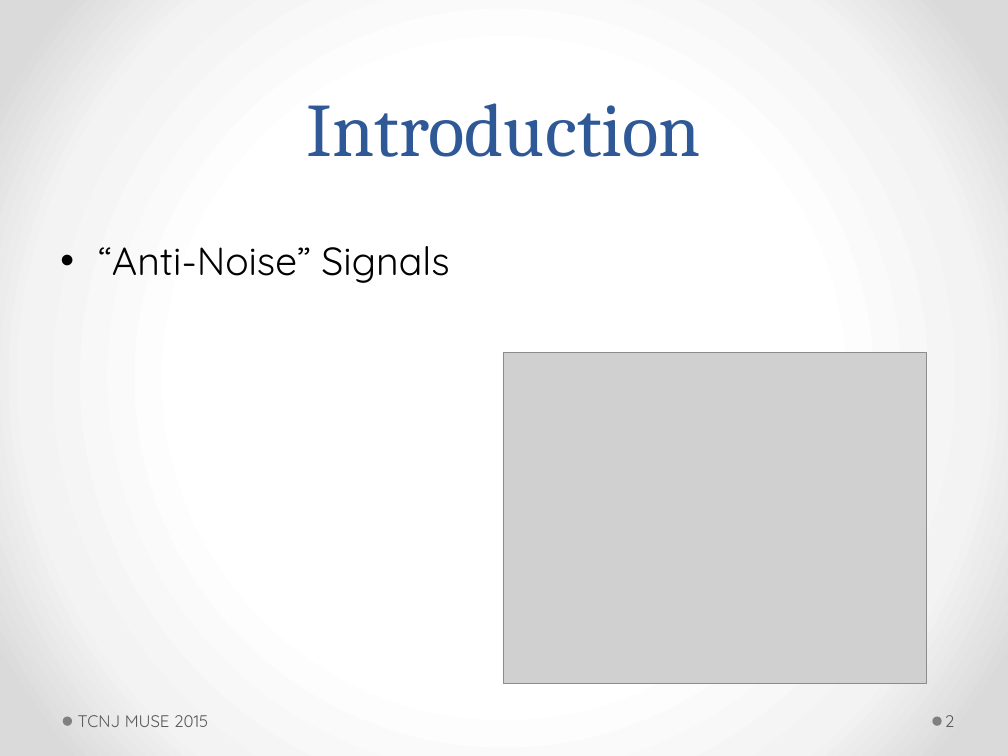
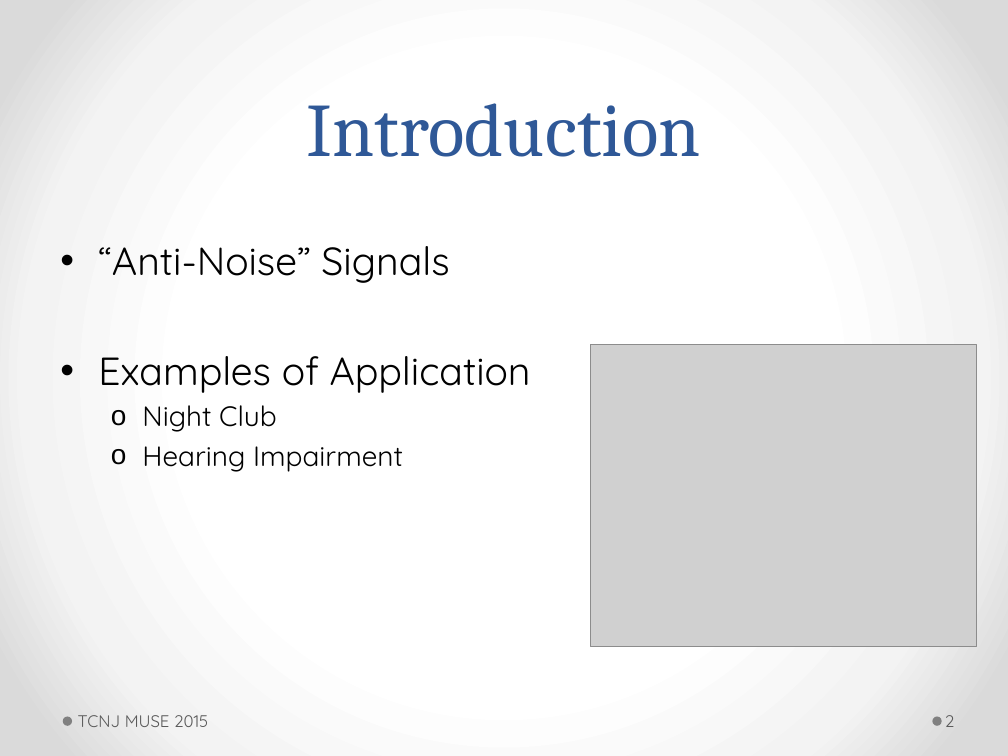
Before and after one commit to ActiveNoiseCancellationResearch/MUSE-Research, a slide deck: slide 2 of proj_anc/doc/jswift/7_23_2015_powerpoint.pptm. Drawn at 1008x756 pixels with LibreOffice and Linux fonts; fonts in the diff are those of the drawing; grey boxes stand for pictures. Boxes give left, top, right and bottom in pixels: in the first picture for what was removed or moved away, otherwise in the second. Text is boxed around its words. In the diff, an @@ line names an element or a change of style, - is before the commit and + after.

```diff
--- a/proj_anc/doc/jswift/7_23_2015_powerpoint.pptm
+++ b/proj_anc/doc/jswift/7_23_2015_powerpoint.pptm
@@ text at <box>98,356,531,472</box>: paragraphs added @@
+• Examples of Application
+  o Night Club
+  o Hearing Impairment
@@ picture: place and size @@
-picture at <box>504,353,926,683</box>
+picture at <box>591,345,977,647</box>
```
Also in this commit, not shown: 7 other slides changed, 1 slide removed, 57 other files.
